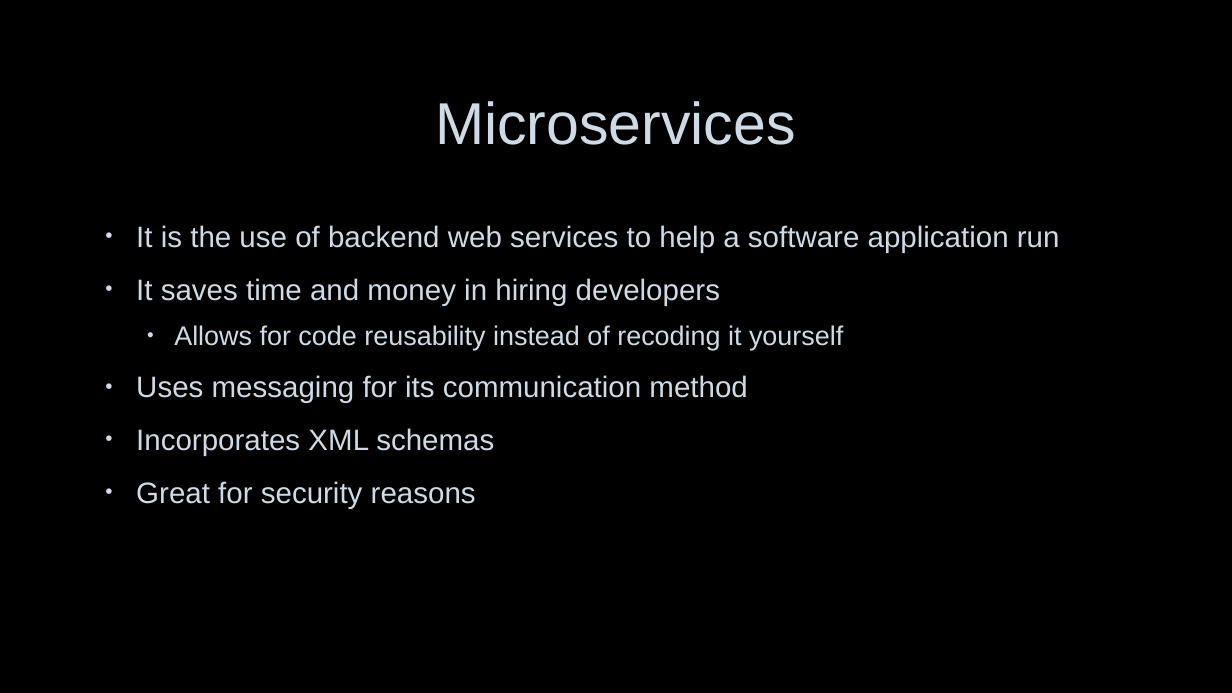
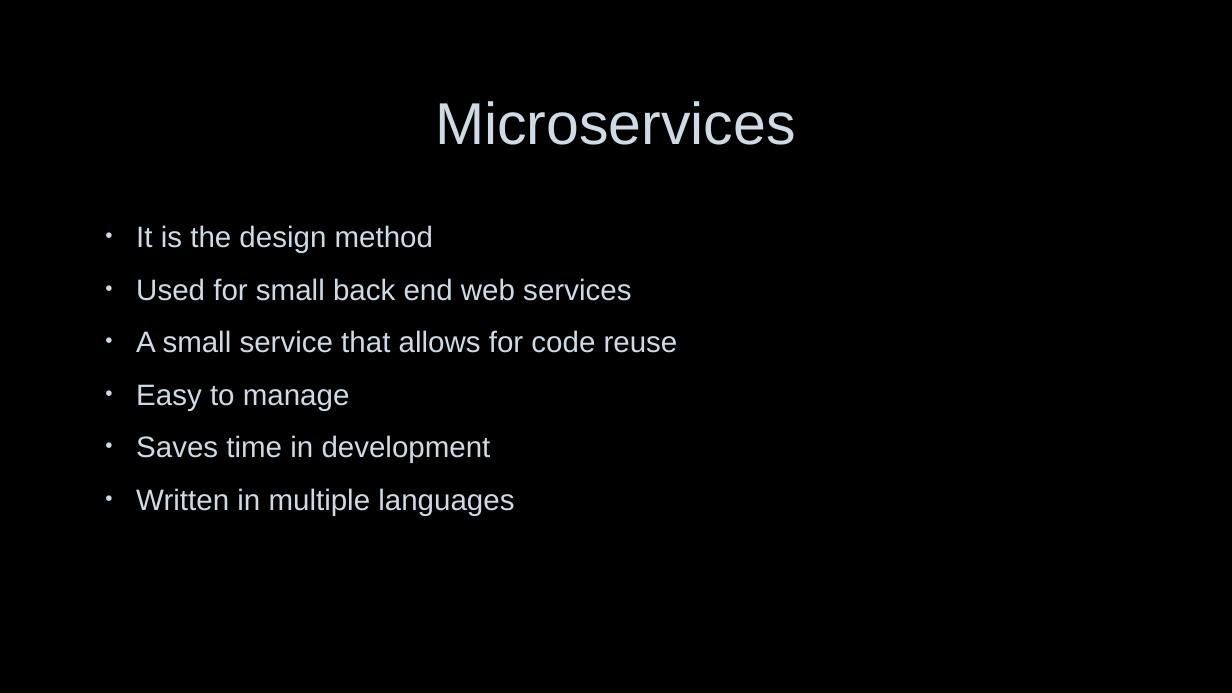
Before and after one commit to nerdommicro/WEB-420, a slide deck: slide 3 of week8/nesbitt-week8.pptx. Drawn at 1232x693 pixels with LibreOffice and Linux fonts; fonts in the diff are those of the drawing; background and template pictures are left out. Boxes give left, top, right and bottom in pixels: in the first picture for what was removed or moved away, otherwise in the second. Text is boxed around its words. In the diff, an @@ line names an element or a change of style, - is before the commit and + after.

Commit message:
mn

```diff
--- a/week8/nesbitt-week8.pptx
+++ b/week8/nesbitt-week8.pptx
@@ text at [136, 225, 678, 515]: text changed @@
-• It is the use of backend web services to help a software application run
-• It saves time and money in hiring developers
-  • Allows for code reusability instead of recoding it yourself
-• Uses messaging for its communication method
-• Incorporates XML schemas
-• Great for security reasons
+• It is the design method
+• Used for small back end web services
+• A small service that allows for code reuse
+• Easy to manage
+• Saves time in development
+• Written in multiple languages
```
Also in this commit, not shown: 4 other slides changed, 1 slide added, 2 slides removed.
